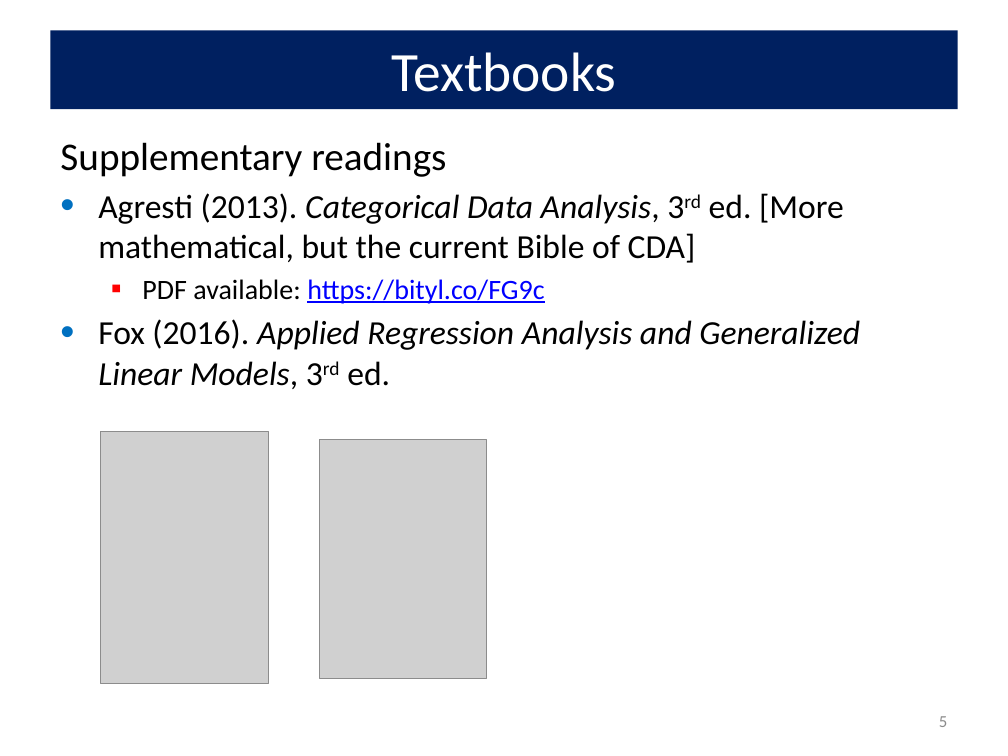
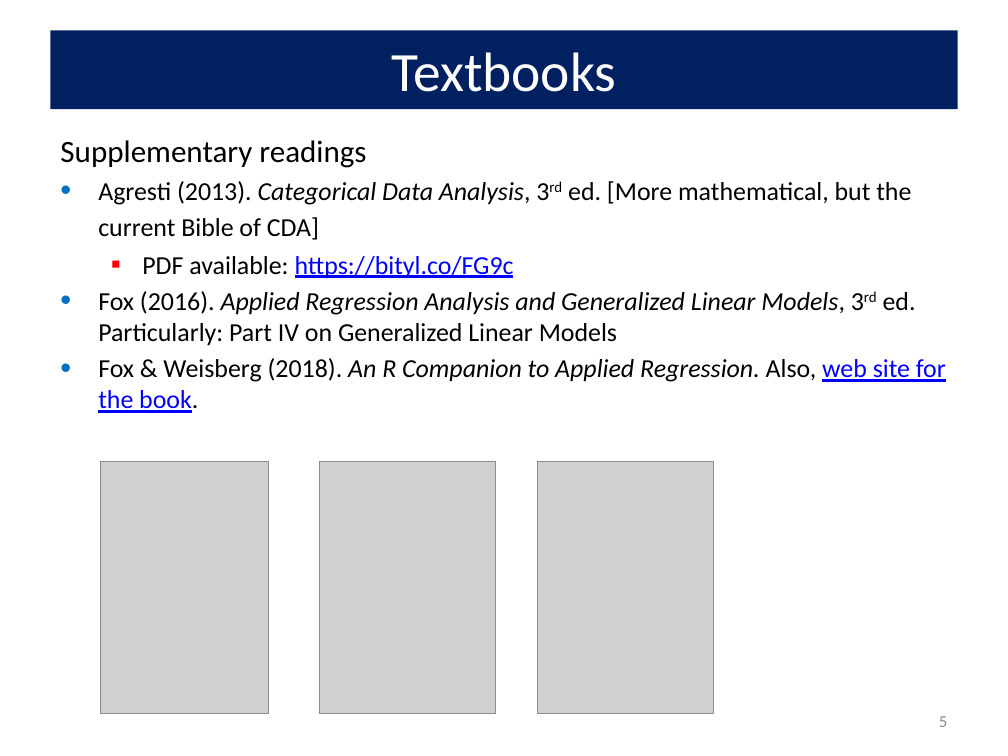
Before and after one commit to friendly/psy6136, a slide deck: slide 5 of docs/lectures/01-Overview.pptx. Drawn at 1008x756 pixels with LibreOffice and Linux fonts; fonts in the diff are those of the drawing; grey boxes stand for pictures. Boxes give left, top, right and bottom in pixels: in the first picture for what was removed or moved away, otherwise in the second. Text is boxed around its words. In the diff, an @@ line names an element or a change of style, - is before the commit and + after.

```diff
--- a/docs/lectures/01-Overview.pptx
+++ b/docs/lectures/01-Overview.pptx
@@ text at bbox=[60, 140, 911, 279]: size 28 to 22.2 pt in "Supplementary readings"; size 24 to 18.5 pt in "Agresti (2013). Categorical Data Analysis, 3rd ed. ..."; size 20 to 18.5 pt in "PDF available: https://bityl.co/FG9c"; less space between paragraphs @@
@@ text at bbox=[98, 291, 946, 413]: text changed; size 24 to 18.5 pt; italic off @@
-• Fox (2016). Applied Regression Analysis and Generalized Linear Models, 3rd ed.
+• Fox (2016). Applied Regression Analysis and Generalized Linear Models, 3rd ed. Particularly: Part IV on Generalized Linear Models
+• Fox & Weisberg (2018). An R Companion to Applied Regression. Also, web site for the book.
@@ picture: place and size @@
-picture at bbox=[101, 431, 268, 683]
+picture at bbox=[101, 462, 268, 714]
@@ picture: place and size @@
-picture at bbox=[320, 439, 487, 678]
+picture at bbox=[320, 462, 496, 714]
@@ picture added at bbox=[537, 462, 714, 714] @@
```
Also in this commit, not shown: 17 other slides changed, 8 slides added, 10 other files.
